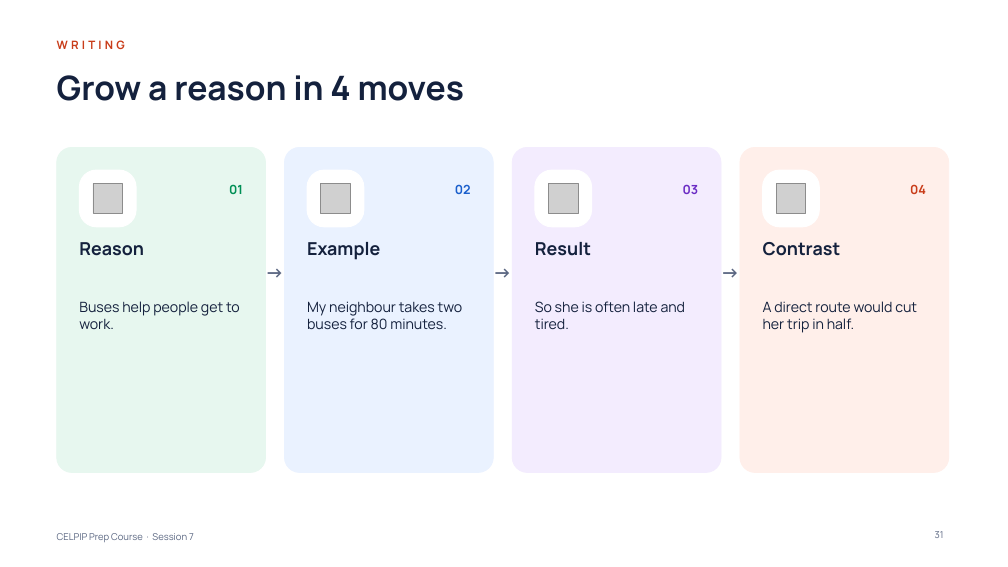
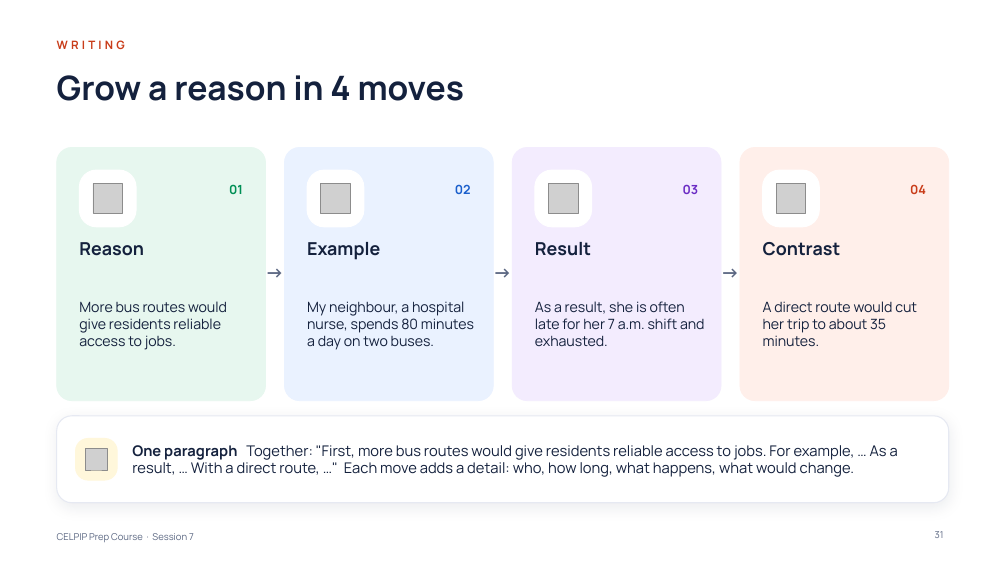
Before and after one commit to learnovateqa/The_English_Academy_CELPIP, a slide deck: slide 31 of decks/session-07.pptx. Drawn at 1008x567 pixels with LibreOffice and Linux fonts; fonts in the diff are those of the drawing; grey boxes stand for pictures. Boxes give left, top, right and bottom in pixels: in the first picture for what was removed or moved away, otherwise in the second. Text is boxed around its words. In the diff, an @@ line names an element or a change of style, - is before the commit and + after.

```diff
--- a/decks/session-07.pptx
+++ b/decks/session-07.pptx
@@ rounded rectangle: place and size @@
-rounded rectangle at (57,147,265,473)
+rounded rectangle at (57,147,265,401)
@@ rounded rectangle: place and size @@
-rounded rectangle at (284,147,493,473)
+rounded rectangle at (284,147,493,401)
@@ rounded rectangle: place and size @@
-rounded rectangle at (513,147,721,473)
+rounded rectangle at (513,147,721,401)
@@ rounded rectangle: place and size @@
-rounded rectangle at (740,147,949,473)
+rounded rectangle at (740,147,949,401)
@@ text at (79,301,227,350): text changed @@
-Buses help people get to work.
+More bus routes would give residents reliable access to jobs.
@@ text at (307,301,474,350): text changed @@
-My neighbour takes two buses for 80 minutes.
+My neighbour, a hospital nurse, spends 80 minutes a day on two buses.
@@ text at (535,301,705,346): text changed @@
-So she is often late and tired.
+As a result, she is often late for her 7 a.m. shift and exhausted.
@@ text at (763,301,917,346): text changed @@
-A direct route would cut her trip in half.
+A direct route would cut her trip to about 35 minutes.
@@ rounded rectangle added at (57,416,949,503), fill #FFFFFF, outline #E6E9F2 1 pt @@
@@ rounded rectangle added at (76,439,117,480), fill #FFF7DB, outline #FFF7DB 1 pt @@
@@ picture added at (85,448,107,470) @@
@@ text added at (132,445,898,477), 14 pt, text #14213D @@
+One paragraph Together: "First, more bus routes would give residents reliable access to jobs. For example, … As a result, … With a direct route, …" Each move adds a detail: who, how long, what happens, what would change.
```
Also in this commit, not shown: 4 other slides changed, 1 other file.
